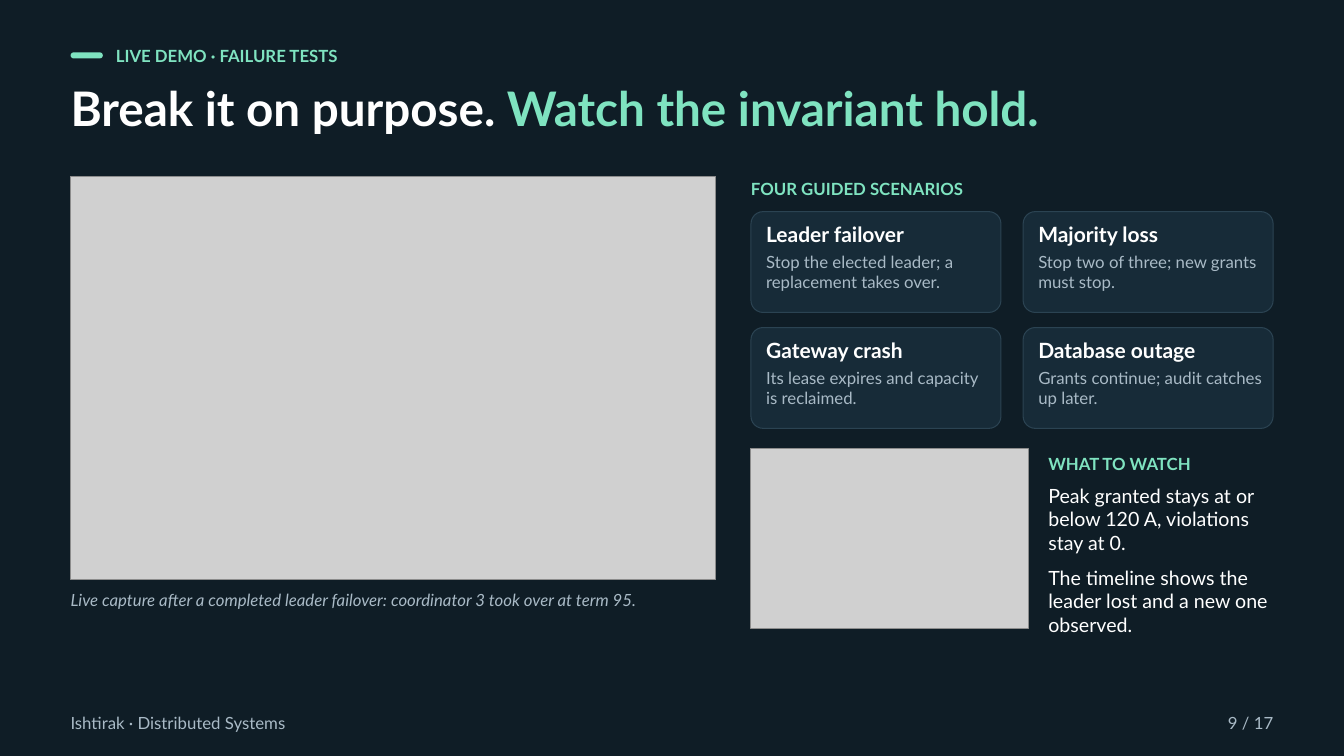
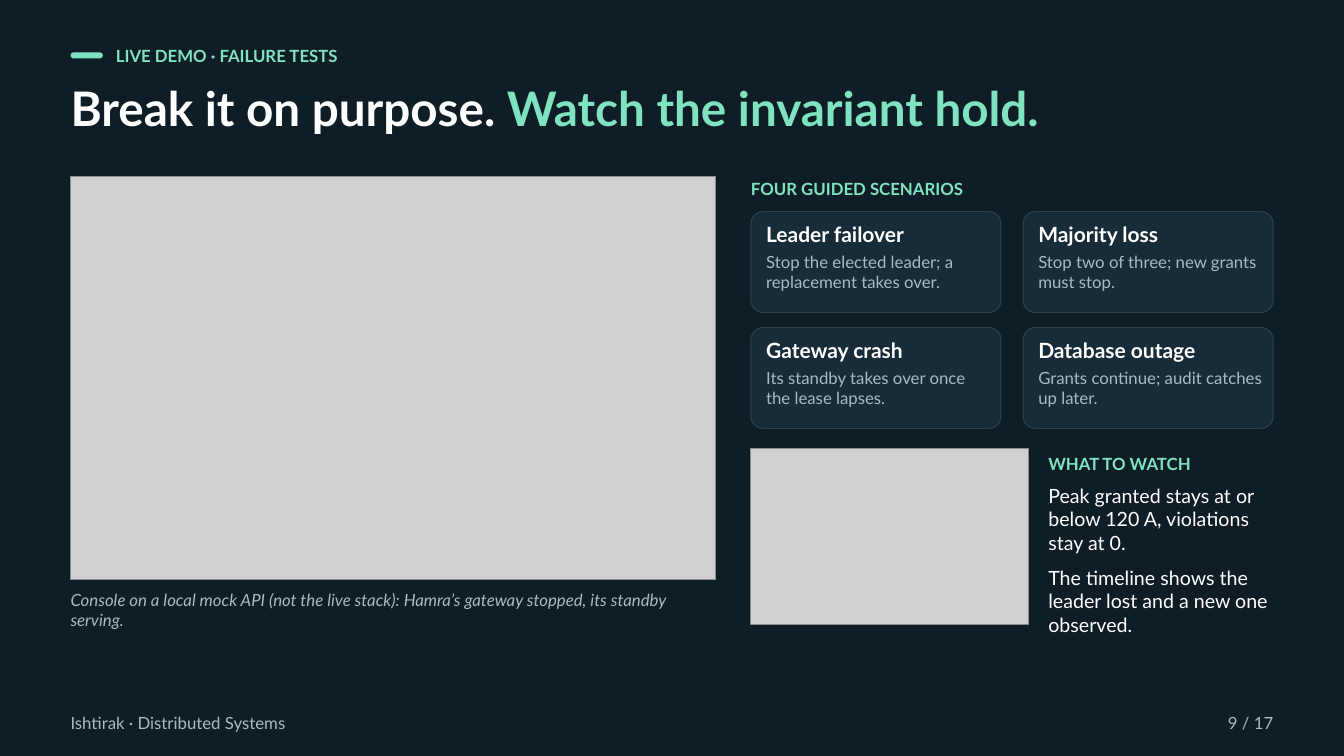
Before and after one commit to Roy-r2004/Ishtirak, a slide deck: slide 9 of docs/Ishtirak_Presentation.pptx. Drawn at 1344x756 pixels with LibreOffice and Linux fonts; fonts in the diff are those of the drawing; grey boxes stand for pictures. Boxes give left, top, right and bottom in pixels: in the first picture for what was removed or moved away, otherwise in the second. Text is boxed around its words. In the diff, an @@ line names an element or a change of style, - is before the commit and + after.

```diff
--- a/docs/Ishtirak_Presentation.pptx
+++ b/docs/Ishtirak_Presentation.pptx
@@ text at (766, 371, 966, 407): text changed @@
-Its lease expires and capacity is reclaimed.
+Its standby takes over once the lease lapses.
@@ picture: place and size @@
-picture at (751, 449, 1028, 629)
+picture at (751, 449, 1028, 625)
@@ text at (71, 593, 667, 629): text changed @@
-Live capture after a completed leader failover: coordinator 3 took over at term 95.
+Console on a local mock API (not the live stack): Hamra’s gateway stopped, its standby serving.
```
Also in this commit, not shown: 3 other slides changed, 3 other files.
